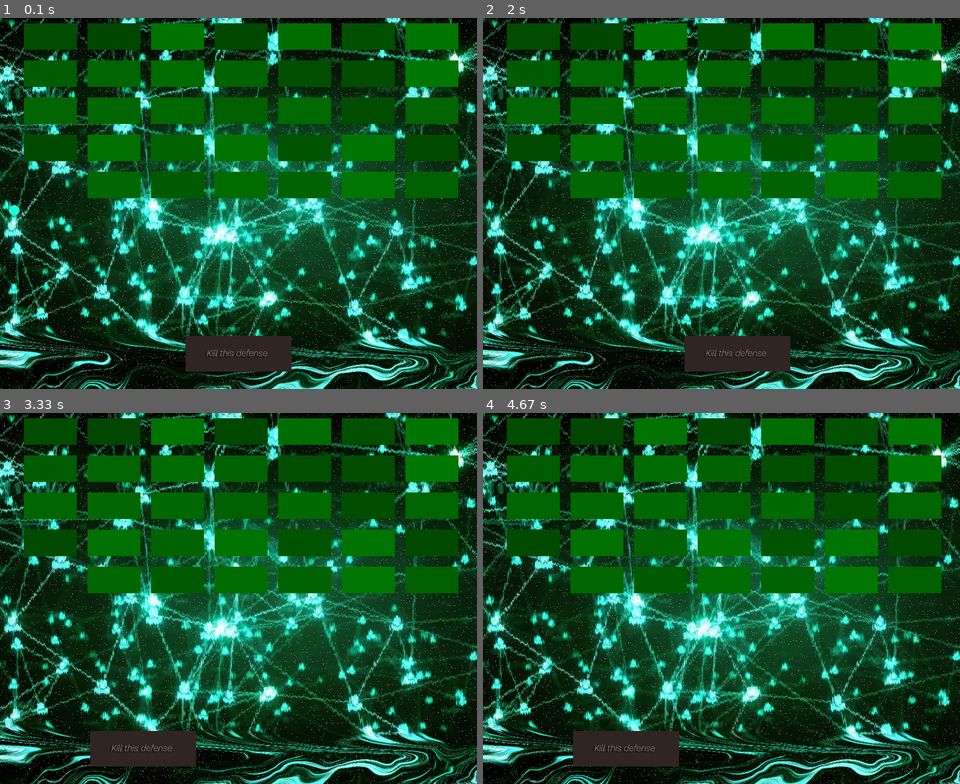
Above: before the commit, frames 1-4 (two rows, left to right).
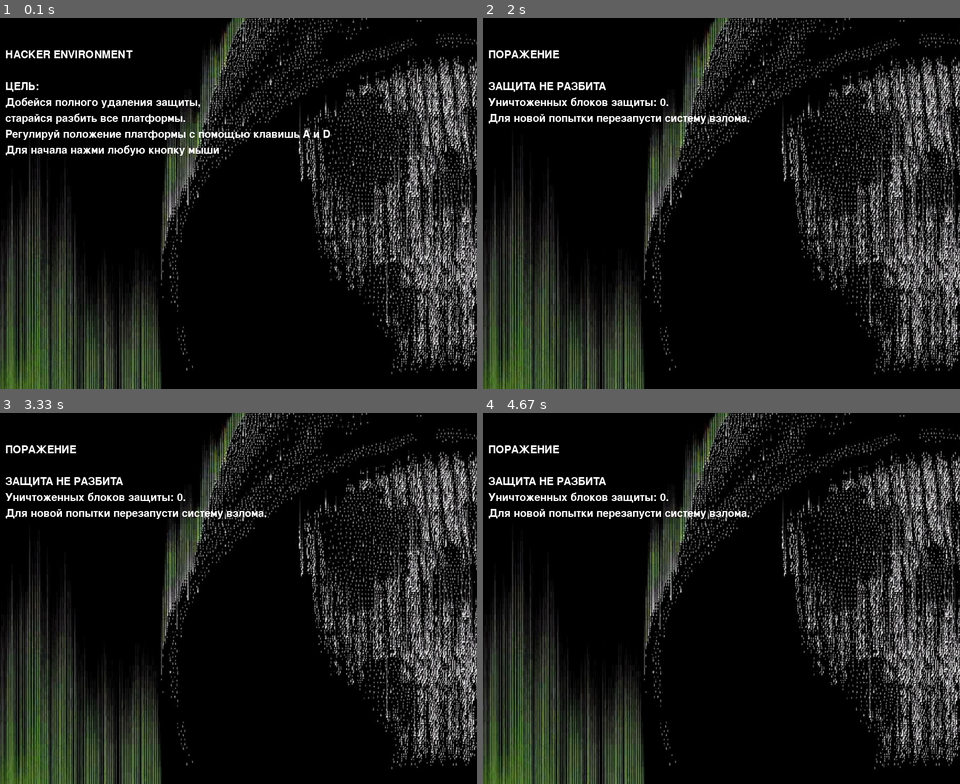
Above: after the commit, the same moments.

Repository: trrb/pygameExamples
Game: pygame game, started from pygameproject2024/main.py
Two runs of this game, one before a commit and one after it. Both use one fixed random seed, a clock stepped at 60 frames per second and the inputs below.
Inputs (mouse positions are in pixels of both pictures, inside the frame that each line leads up to):
- Up to frame 1 (0.1 s): no input
- Up to frame 2 (2 s): click (721, 203) at 0.38 s; hold D 0.67-1.13 s; hold D 1.17-1.63 s; hold A from 1.67 s (still down)
- Up to frame 3 (3.33 s): release A at 2.2 s; move the mouse to (124, 602) at 2.23 s; click (124, 602) at 2.33 s
- Up to frame 4 (4.67 s): no input

The runs differ from the first frame. In frame 1, 89% of the frame differs, in the area x 0-100%, y 0-100%; in frame 2, 89%; in frame 3, 89%; in frame 4, 89%.

Commit message:
почти

Diff:
--- /dev/null
+++ b/pygameproject2024/1.py
@@ -0,0 +1,46 @@
+import pygame
+import random
+
+pygame.init()
+# главные величины в игре
+size = width, height = 900, 650
+fps = 60
+platform_speed = 20
+# создание спрайтов
+all_sprites = pygame.sprite.Group()
+platform = pygame.sprite.Sprite()
+platform.image = pygame.image.load('data/cyberpunk_platform.png')
+platform.rect = platform.image.get_rect()
+all_sprites.add(platform)
+platform.rect.x = 350
+platform.rect.y = 550
+ball_radius = 10
+ball_speed = 6
+ball_rect = int(ball_radius * 2 ** 0.5)
+ball = pygame.Rect(random.randrange(ball_rect, width - ball_rect), height // 2, ball_rect, ball_rect)
+dx, dy = 1, -1 #переменные отвечающие за направление шарика
+screen = pygame.display.set_mode(size)
+clock = pygame.time.Clock()
+background = pygame.image.load('data/fon.jpg').convert()
+
+if __name__ == '__main__':
+    while pygame.event.wait().type != pygame.QUIT:
+        screen.blit(background, (-150, -500))
+        all_sprites.draw(screen)
+        pygame.draw.circle(screen, pygame.Color('#013220'), ball.center, ball_radius)
+        ball.x += ball_speed * dx
+        ball.y += ball_speed * dy
+        if ball.centerx < 20 or ball.centerx> width - 20:
+            dx = -dx
+        if ball.centery < 20:
+            dy = -dy
+        if ball.colliderect(platform) and dy > 0:
+            dy = -dy
+        key = pygame.key.get_pressed()
+        if key[pygame.K_d] and platform.rect.right < width:
+            platform.rect.x += platform_speed
+        if key[pygame.K_a] and platform.rect.left > 0:
+            platform.rect.x -= platform_speed
+        pygame.display.flip()
+        clock.tick(fps)
+    pygame.quit()
--- /dev/null
+++ b/pygameproject2024/2.py
@@ -0,0 +1,116 @@
+import pygame
+pygame.init()
+
+def Collision(kx, ky, ball, rect):
+    if kx > 0:
+        dx = ball.right - rect.left
+    else:
+        dx = rect.right - ball.left
+    if ky > 0:
+        dy = ball.bottom - rect.top
+    else:
+        dy = rect.bottom - ball.top
+
+    if (dx - dy) < 5:
+        kx, ky == -kx, -ky
+    if dx > dy:
+        ky *= -1
+    if dy > dx:
+        kx *= -1
+
+    return kx, ky
+
+width, height = 400, 550
+sc = pygame.display.set_mode((width, height))
+clock = pygame.time.Clock()
+
+text = pygame.font.SysFont('Century Gothic', 40, bold = False)
+
+block = [pygame.Rect(50 * i, 50 + 50 * j, 50, 50) for i in range(8) for j in range(3)]
+ColorBlock = [pygame.Color('blue') for i in range(8) for j in range(3)]
+score, kolblock = 0, len(block)
+
+player = pygame.Rect(150, 530, 100, 10)
+
+R = 12
+ball = pygame.Rect(190, 510, R, R)
+kx, ky, life = 1, -1, 3
+
+pusk, play, gameover, win = True, False, False, False
+
+while True:
+    sc.fill(pygame.Color('white'))
+
+    for event in pygame.event.get():
+        if event.type == pygame.QUIT:
+            exit()
+        elif event.type == pygame.MOUSEBUTTONDOWN and gameover == False and win == False:
+            pusk, play = False, True
+
+    if gameover == False and win == False:
+        key = pygame.key.get_pressed()
+        if key[pygame.K_d] and player.right < width:
+            player.x += 10
+
+            if pusk == True:
+                ball.x += 10
+        if key[pygame.K_a] and player.left > 0:
+            player.x -= 10
+
+            if pusk == True:
+                ball.x -= 10
+
+    if play == True:
+        ball.x += 4 * kx
+        ball.y += 4 * ky
+
+        if ball.x < R or ball.x > width - R:
+            kx *= -1
+        if ball.y - 50 < R:
+            ky *= -1
+
+        if ball.colliderect(player) and ky > 0:
+            kx, ky = Collision(kx, ky, ball, player)
+
+        destroy = ball.collidelist(block)
+        if destroy != -1:
+            destrect = block.pop(destroy)
+
+            kx, ky = Collision(kx, ky, ball, destrect)
+
+            score += 1
+
+
+        if ball.y > height + R:
+            play, pusk = False, True
+
+            player.x, player.y = 150, 530
+            ball.x, ball.y = 190, 510
+
+            life -= 1
+
+            if life <= 0:
+                gameover = True
+
+        if score == kolblock:
+            play, win = False, True
+
+    pygame.draw.aaline(sc, pygame.Color('black'), [0, 50], [width, 50])
+    [pygame.draw.rect(sc, ColorBlock[color], i) for color, i in enumerate(block)]
+    if gameover == False:
+        pygame.draw.rect(sc, pygame.Color('black'), player)
+        pygame.draw.circle(sc, pygame.Color('red'), ball.center, R)
+
+    Tlife = text.render(f'Life: {life}', 1, pygame.Color('black'))
+    sc.blit(Tlife, (15, 5))
+    Tscore = text.render(f'Score: {score}/{kolblock}', 1, pygame.Color('black'))
+    sc.blit(Tscore, (160, 5))
+    if gameover == True:
+        Tgameover = text.render('Game over!', 1, pygame.Color('RED'))
+        sc.blit(Tgameover, (10, 200))
+    elif win:
+        Twin = text.render('You win!', 1, pygame.Color('Blue'))
+        sc.blit(Twin, (10, 200))
+
+    pygame.display.flip()
+    clock.tick(60)
--- a/pygameproject2024/main.py
+++ b/pygameproject2024/main.py
@@ -5,9 +5,14 @@
 pygame.init()
 # главные величины в игре
 running = True
+menu = True
+run_menu = True
+start = False
+stop_menu = False
 size = width, height = 900, 700
 fps = 60
 platform_speed = 10
+count_dead_blocks = 0
 # создание спрайтов
 all_sprites = pygame.sprite.Group()
 platform = pygame.sprite.Sprite()
@@ -17,37 +22,57 @@
 platform.rect.x = 350
 platform.rect.y = 600
 ball_radius = 10
-ball_speed = 6
+ball_speed = 4
 ball_rect = int(ball_radius * 2 ** 0.5)
 ball = pygame.Rect(random.randrange(ball_rect, width - ball_rect), height // 2,
                    ball_rect, ball_rect)
-dx, dy = 1, -1  # переменные отвечающие за направление шарика
-defence_all = [pygame.Rect(45 + 120 * i, 10 + 70 * j, 100, 50) for i in range(7) for j in range(5)]
-defence_color = [(0, random.randrange(70, 120), 0) for i in range(7) for j in range(5)]
-
+dx, dy = -1, 1  # переменные отвечающие за направление шарика
+defence_all = [pygame.Rect(45 + 120 * i, 10 + 70 * j, 100, 50) for i in
+               range(7) for j in range(5)]
+defence_color = [(0, random.randrange(70, 120), 0) for i in range(7) for j in
+                 range(5)]
 
 screen = pygame.display.set_mode(size)
 clock = pygame.time.Clock()
 background = pygame.image.load('data/netrun.png').convert()
 pygame.key.set_repeat(10, 10)
 
-def start_screen():
+
+def quit_game():
+    pygame.quit()
+    sys.exit()
+
+
+def start_menu():
+    global run_menu, start
     intro_text = ["HACKER ENVIRONMENT", "",
                   "ЦЕЛЬ:",
                   "Добейся полного удаления защиты,",
-                  "старайся разбить все платформы.", "Для начала нажми пробел"]
+                  "старайся разбить все платформы.",
+                  "Регулируй положение платформы с помощью клавишь A и D",
+                  "Для начала нажми любую кнопку мыши"]
     background_1 = pygame.image.load('data/watch.jpg').convert()
-    screen.blit(background_1, (-500, -100))
-    font = pygame.font.Font(None, 30)
-    text_coord = 50
-    for line in intro_text:
-        string_rendered = font.render(line, 1, pygame.Color('white'))
-        intro_rect = string_rendered.get_rect()
-        text_coord += 10
-        intro_rect.top = text_coord
-        intro_rect.x = 10
-        text_coord += intro_rect.height
-        screen.blit(string_rendered, intro_rect)
+    while run_menu:
+        screen.blit(background_1, (-500, -100))
+        font = pygame.font.Font(None, 30)
+        text_coord = 50
+        for line in intro_text:
+            string_rendered = font.render(line, 1, pygame.Color('white'))
+            intro_rect = string_rendered.get_rect()
+            text_coord += 10
+            intro_rect.top = text_coord
+            intro_rect.x = 10
+            text_coord += intro_rect.height
+            screen.blit(string_rendered, intro_rect)
+        for event in pygame.event.get():
+            if event.type == pygame.QUIT:
+                quit_game()
+            elif event.type == pygame.MOUSEBUTTONDOWN:
+                run_menu = False
+                start = True
+        pygame.display.flip()
+        clock.tick(fps)
+
 
 def balldetect(deltax, deltay, ball, rect):
     if deltax > 0:
@@ -66,6 +91,7 @@
         deltax = - deltax
     return deltax, deltay
 
+
 def bag(screen):
     for i in range(6000):
         screen.fill(pygame.Color('grey'),
@@ -75,36 +101,70 @@
 
 if __name__ == '__main__':
     while running:
-        start_screen()
-        screen.blit(background, (-300, -100))
-        bag(screen)
-        all_sprites.draw(screen)
-        [pygame.draw.rect(screen, defence_color[i], j) for i, j in enumerate(defence_all)]
-        pygame.display.set_caption('hacking the system')
-        pygame.draw.circle(screen, pygame.Color('#18FFE1'), ball.center,
-                           ball_radius)
-        ball.x += ball_speed * dx
-        ball.y += ball_speed * dy
-        if ball.centerx < ball_radius or ball.centerx > width - ball_radius:
-            dx = -dx
-        if ball.centery < ball_radius:
-            dy = -dy
-        if ball.colliderect(platform) and dy > 0:
-            dx, dy = balldetect(dx, dy, ball, platform.rect)
-        hits = ball.collidelist(defence_all)
-        if hits != -1:
-            hits_rect = defence_all.pop(hits)
-            hit_color = defence_color.pop(hits)
-            ball_speed += 0.3
-            dx, dy = balldetect(dx, dy, ball, hits_rect)
-        for event in pygame.event.get():
-            if event.type == pygame.QUIT:
-                running = False
-            key = pygame.key.get_pressed()
-            if key[pygame.K_d] and platform.rect.right < width:
-                platform.rect.x += platform_speed
-            if key[pygame.K_a] and platform.rect.left > 0:
-                platform.rect.x -= platform_speed
-        pygame.display.flip()
-        clock.tick(fps)
-    pygame.quit()
+        if run_menu:
+            start_menu()
+        while start:
+            screen.blit(background, (-300, -100))
+            bag(screen)
+            all_sprites.draw(screen)
+            [pygame.draw.rect(screen, defence_color[i], j) for i, j in
+             enumerate(defence_all)]
+            pygame.display.set_caption('hacking the system')
+            pygame.draw.circle(screen, pygame.Color('#18FFE1'), ball.center,
+                               ball_radius)
+            ball.x += ball_speed * dx
+            ball.y += ball_speed * dy
+            if ball.centerx < ball_radius or ball.centerx > width - ball_radius:
+                dx = -dx
+            if ball.centery < ball_radius:
+                dy = -dy
+            if ball.colliderect(platform) and dy > 0:
+                dx, dy = balldetect(dx, dy, ball, platform.rect)
+            hits = ball.collidelist(defence_all)
+            if hits != -1:
+                hits_rect = defence_all.pop(hits)
+                count_dead_blocks += 1
+                hit_color = defence_color.pop(hits)
+                ball_speed += 0.3
+                dx, dy = balldetect(dx, dy, ball, hits_rect)
+            if ball.y >= height + ball_radius:
+                stop_menu = True
+            for event in pygame.event.get():
+                if event.type == pygame.QUIT:
+                    running = False
+                    start = False
+                key = pygame.key.get_pressed()
+                if key[pygame.K_d] and platform.rect.right < width:
+                    platform.rect.x += platform_speed
+                if key[pygame.K_a] and platform.rect.left > 0:
+                    platform.rect.x -= platform_speed
+            if stop_menu:
+                intro_text = ["ПОРАЖЕНИЕ", "",
+                              "ЗАЩИТА НЕ РАЗБИТА",
+                              f"Уничтоженных блоков защиты: {count_dead_blocks}.",
+                              "Для новой попытки перезапусти систему взлома."]
+                background_1 = pygame.image.load('data/watch.jpg').convert()
+                while stop_menu:
+                    screen.blit(background_1, (-500, -100))
+                    font = pygame.font.Font(None, 30)
+                    text_coord = 50
+                    for line in intro_text:
+                        string_rendered = font.render(line, 1,
+                                                      pygame.Color('white'))
+                        intro_rect = string_rendered.get_rect()
+                        text_coord += 10
+                        intro_rect.top = text_coord
+                        intro_rect.x = 10
+                        text_coord += intro_rect.height
+                        screen.blit(string_rendered, intro_rect)
+                    for event in pygame.event.get():
+                        if event.type == pygame.QUIT:
+                            quit_game()
+                        elif event.type == pygame.MOUSEBUTTONDOWN:
+                            stop_menu = False
+                            break
+                    pygame.display.flip()
+                    clock.tick(10)
+            pygame.display.flip()
+            clock.tick(fps)
+        quit_game()
